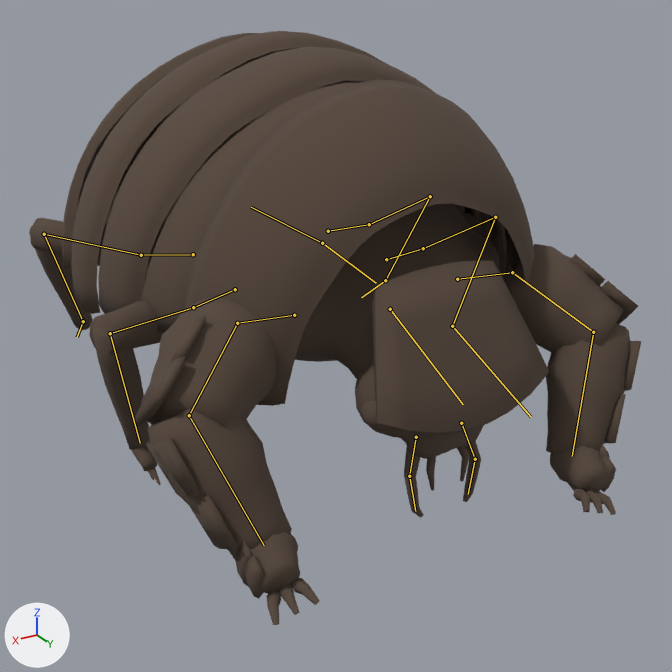
Renders of the glTF model content/art/models/freight_beetle.glb from each side of a commit.
Both versions are drawn from a 50 mm camera at (1.8, 3.16, 1.69) aimed at (-0.01, 0.13, 0.18). Lighting does not change. The marker at lower left points along +X, +Y and +Z. The picture after the commit comes second. Both versions are drawn at frame 1 of the action 'push'; the numbers are the values there. The bones that change, and the others that lie on the model, are drawn over the model as lines.

Objects in the first picture: 'blade', 'body', 'fine', 'legs', 'shell'.
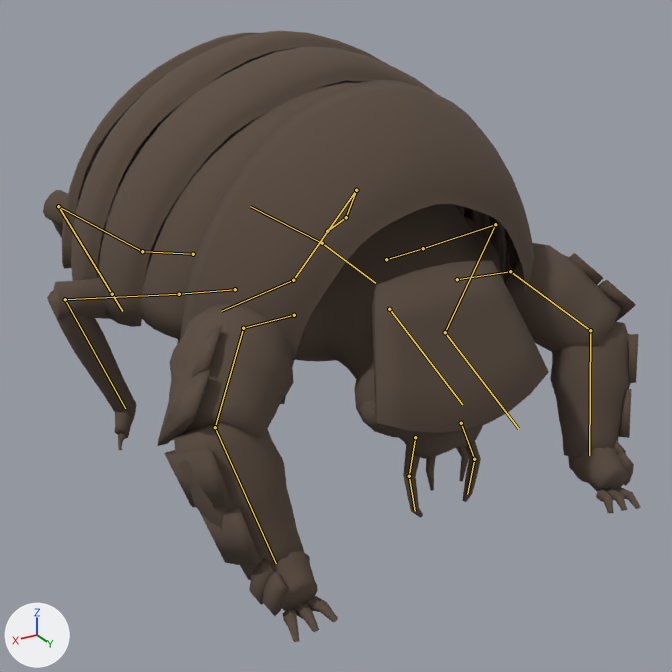
Where the change shows, as pixel boxes [x1, y1, x2, y2] in the pictures (672 x 672 px):
'shell', posed
    before: [62, 31, 535, 406]
    after: [62, 31, 535, 404]
'legs', posed (10% taller)
    before: [29, 213, 641, 625]
    after: [43, 190, 641, 642]
'blade', posed
    before: [372, 260, 549, 434]
    after: [372, 261, 549, 434]
'body', posed
    before: [295, 204, 503, 459]
    after: [295, 204, 504, 459]
'fine', posed
    before: [361, 400, 481, 518]
    after: [360, 400, 481, 518]
bone 'hind_r_01', root to tip
    before: (193, 254) to (141, 255)
    after: (193, 254) to (142, 251)
bone 'hind_r_02', root to tip
    before: (141, 255) to (44, 234)
    after: (142, 251) to (58, 206)
bone 'hind_r_03', root to tip
    before: (44, 234) to (83, 321)
    after: (58, 206) to (112, 294)
bone 'hind_l_01', root to tip
    before: (328, 231) to (369, 224)
    after: (327, 231) to (346, 217)
bone 'hind_l_02', root to tip
    before: (369, 224) to (430, 196)
    after: (346, 217) to (356, 190)
bone 'hind_l_03', root to tip
    before: (430, 196) to (385, 280)
    after: (356, 190) to (293, 280)
bone 'fore_r_01', root to tip
    before: (294, 315) to (237, 323)
    after: (294, 315) to (243, 328)
bone 'fore_r_02', root to tip
    before: (237, 323) to (189, 415)
    after: (243, 328) to (215, 427)
bone 'fore_r_03', root to tip
    before: (189, 415) to (264, 545)
    after: (215, 427) to (276, 563)
bone 'mid_r_01', root to tip
    before: (235, 289) to (193, 307)
    after: (235, 289) to (179, 294)
bone 'mid_r_02', root to tip
    before: (193, 307) to (110, 333)
    after: (179, 294) to (65, 299)
bone 'mid_r_03', root to tip
    before: (110, 333) to (140, 443)
    after: (65, 299) to (125, 408)
bone 'fore_l_01', root to tip
    before: (457, 279) to (512, 272)
    after: (457, 279) to (510, 271)
bone 'fore_l_02', root to tip
    before: (512, 272) to (593, 332)
    after: (510, 271) to (590, 330)
bone 'fore_l_03', root to tip
    before: (593, 332) to (572, 456)
    after: (590, 330) to (589, 455)
bone 'mid_l_02', root to tip
    before: (423, 248) to (495, 217)
    after: (423, 248) to (495, 224)
bone 'mid_l_03', root to tip
    before: (495, 217) to (452, 326)
    after: (495, 224) to (445, 332)

The edits, one by one:
Bone 'hind_r_01' (bone_hind_r_01) turns from (0, 0, -14) to (0, 0, -24) degrees about its own x, y and z.
Bone 'hind_r_02' (bone_hind_r_02) turns from (-8, -4, -2) to (4, 2, 1) degrees about its own x, y and z.
Bone 'hind_r_03' (bone_hind_r_03) turns from (-1, -4, 10) to (-5, -10, 26) degrees about its own x, y and z.
Bone 'hind_l_01' (bone_hind_l_01) turns from (0, 0, -14) to (0, 0, 23) degrees about its own x, y and z.
Bone 'hind_l_02' (bone_hind_l_02) turns from (-8, 5, 2) to (-13, 8, 3) degrees about its own x, y and z.
Bone 'hind_l_03' (bone_hind_l_03) turns from (-1, 4, -9) to (-2, 6, -15) degrees about its own x, y and z.
Bone 'fore_r_01' (bone_fore_r_01) turns from (1, -1, -9) to (0, 0, 1) degrees about its own x, y and z.
Bone 'fore_r_02' (bone_fore_r_02) turns from (-6, 6, 3) to (-8, 8, 3) degrees about its own x, y and z.
Bone 'fore_r_03' (bone_fore_r_03) turns from (1, 5, 9) to (0, -2, -3) degrees about its own x, y and z.
Bone 'mid_r_01' (bone_mid_r_01) turns from (0, 0, 14) to (0, 0, -18) degrees about its own x, y and z.
Bone 'mid_r_02' (bone_mid_r_02) turns from (-9, 2, -3) to (-13, 2, -5) degrees about its own x, y and z.
Bone 'mid_r_03' (bone_mid_r_03) turns from (-1, -1, 10) to (-1, -1, 12) degrees about its own x, y and z.
Bone 'fore_l_01' (bone_fore_l_01) turns from (-1, -1, -9) to (0, 0, -5) degrees about its own x, y and z.
Bone 'fore_l_02' (bone_fore_l_02) turns from (-7, -7, -3) to (-8, -8, -3) degrees about its own x, y and z.
Bone 'fore_l_03' (bone_fore_l_03) turns from (1, -5, -9) to (0, 2, 3) degrees about its own x, y and z.
Bone 'mid_l_02' (bone_mid_l_02) turns from (-8, -1, 3) to (-13, -2, 5) degrees about its own x, y and z.
Bone 'mid_l_03' (bone_mid_l_03) turns from (-1, 1, -10) to (-1, 1, -12) degrees about its own x, y and z.
